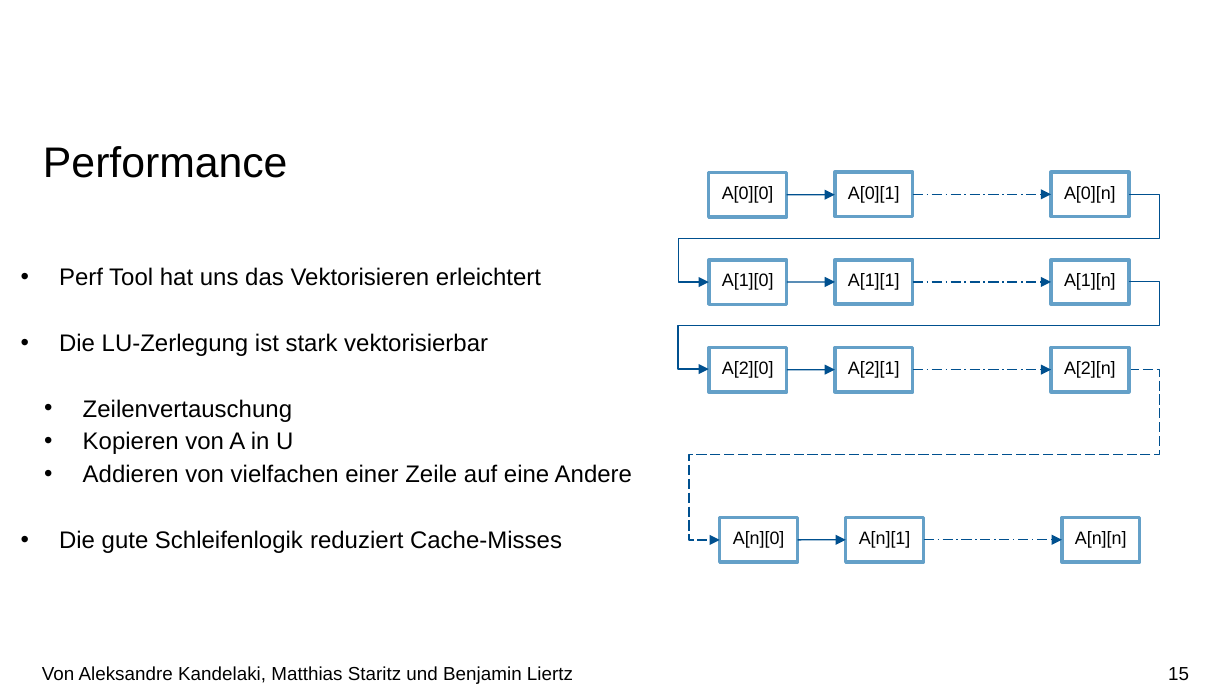
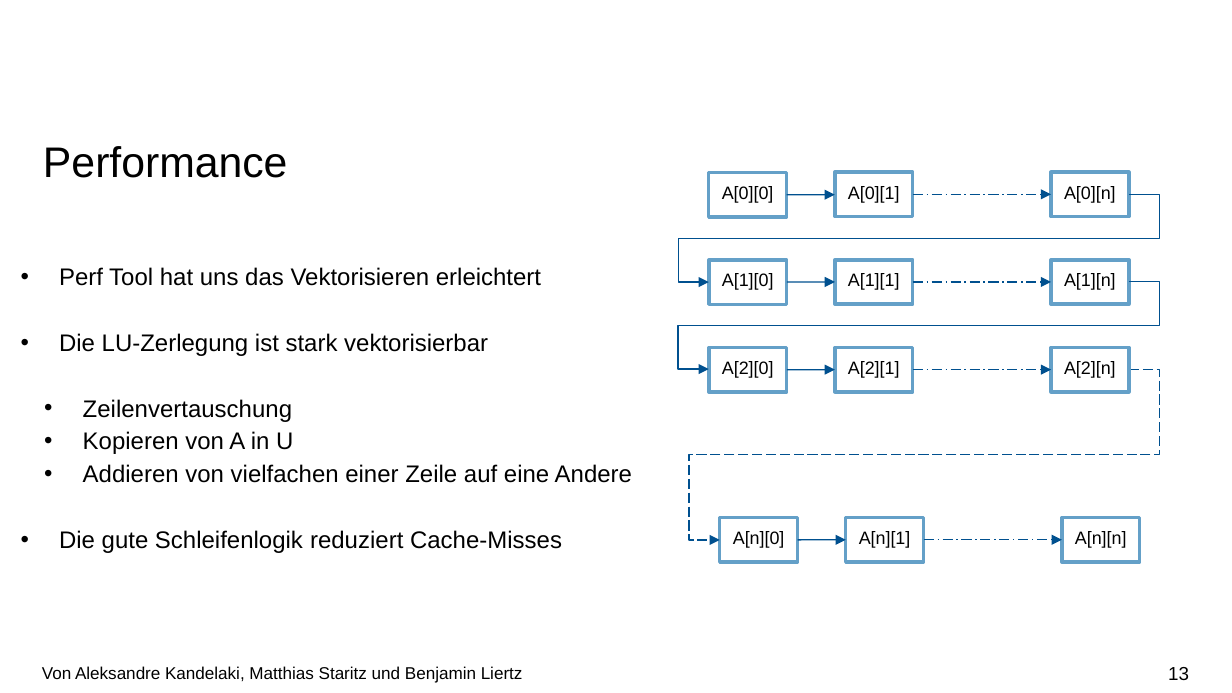
Before and after one commit to kandelak/ludecomposition, a slide deck: slide 13 of Vortrag/LU-Zerlegung 2.0.pptx (slide 15 before the commit). Drawn at 1232x693 pixels with LibreOffice and Linux fonts; fonts in the diff are those of the drawing; background and template pictures are left out. Boxes give left, top, right and bottom in pixels: in the first picture for what was removed or moved away, otherwise in the second. Text is boxed around its words. In the diff, an @@ line names an element or a change of style, - is before the commit and + after.

```diff
--- a/Vortrag/LU-Zerlegung 2.0.pptx
+++ b/Vortrag/LU-Zerlegung 2.0.pptx
@@ text "Von Aleksandre Kandelaki, Matthias Staritz ..." at (42, 666, 523, 683): size 11 to 10 pt; less space between paragraphs @@
@@ page number at (1168, 667, 1189, 680): text changed @@
-15
+13
```
Also in this commit, not shown: 5 other slides changed, 2 slides removed.
